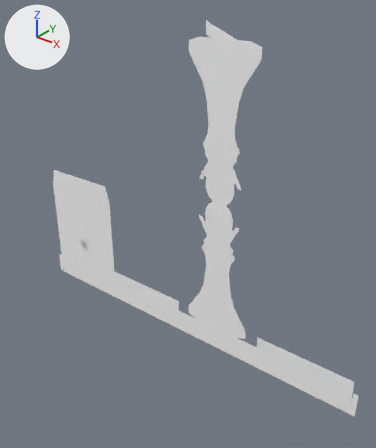
Renders of the Blender file models/blend/qween.blend from each side of a commit.
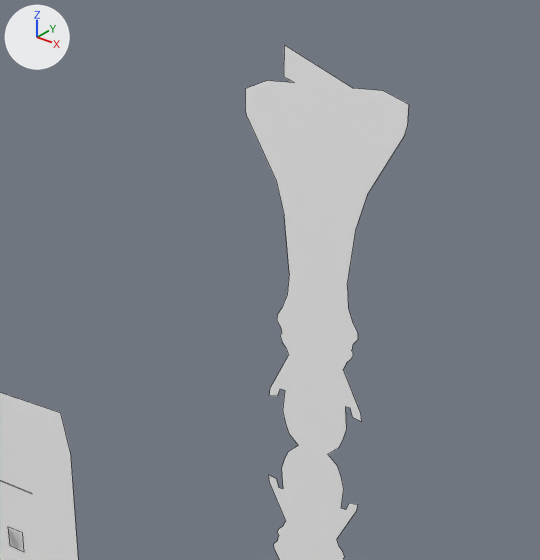
Old and new are each drawn whole from a camera (50 mm lens) standing at (5.1, -7.3, 7.22) and looking at (-0.49, -0.32, 2.89) and again close up on the part from 21% to 86% of the width and 0% to 57% of the height. The axes (+X, +Y, +Z) are drawn at upper left. The lights are the same throughout. The first two pictures are the older version. The close-ups show mesh edges as thin lines.

Before the edit, the objects in view are built like this:
```python
me_立方体_001 = bpy.data.meshes.new('立方体.001')
me_立方体_001.from_pydata(...)  # 167 vertices, 3 faces, 8 loose edges; spans x -5.1..3.1, y -1.0..0.0, z 0.0..6.5
me_立方体_001.materials.append(mat_whites_003)  # white #ffffff
ob_qween = bpy.data.objects.new('qween', me_立方体_001)
ob_qween.location = (0.0, 0.0, 0.0)
```
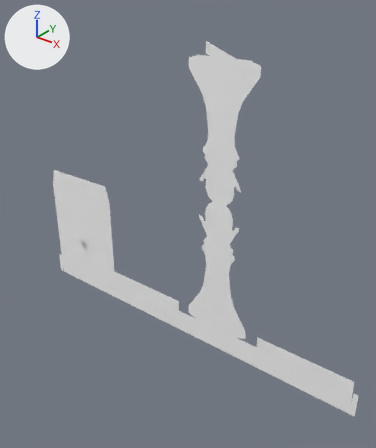
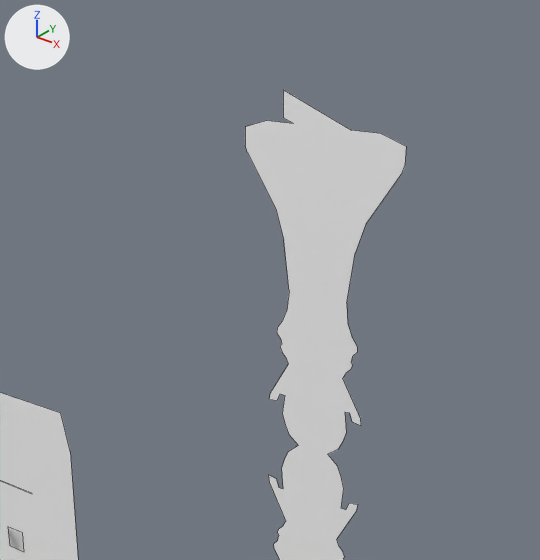
What differs and where, as boxes (x1, y1, x2, y2) in the close-ups (540 x 560 px):
'qween', reshaped: before (0, 45, 409, 560); after (0, 90, 406, 560)

What the commit changed:
me_立方体_001 is used by ob_qween; location (0.0, 0.0, 0.0).
me_立方体_001 had 167 vertices, 3 faces, 8 loose edges and spanned x -5.1..3.1, y -1.0..0.0, z 0.0..6.5.
me_立方体_001 now has 167 vertices, 3 faces, 8 loose edges and spans x -5.1..3.1, y -1.0..0.0, z 0.0..6.18.
me_立方体_001 part 1: all 54 vertices in x -0.73..0.73, y 0.0, z 3.42..6.5 are scaled about their middle by (1, 0, 0.9), then moved by (0.0, 0.0, -0.16).
